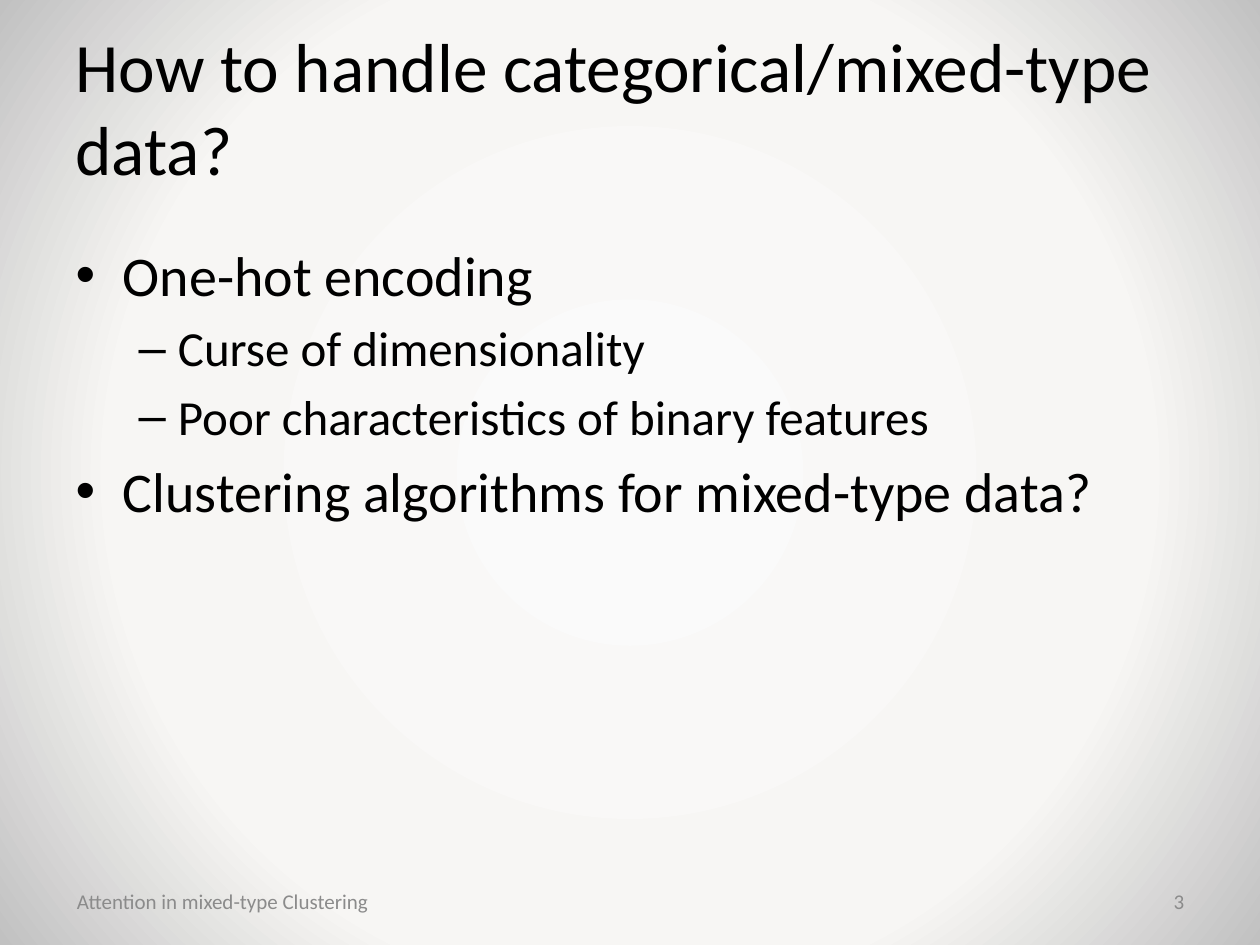
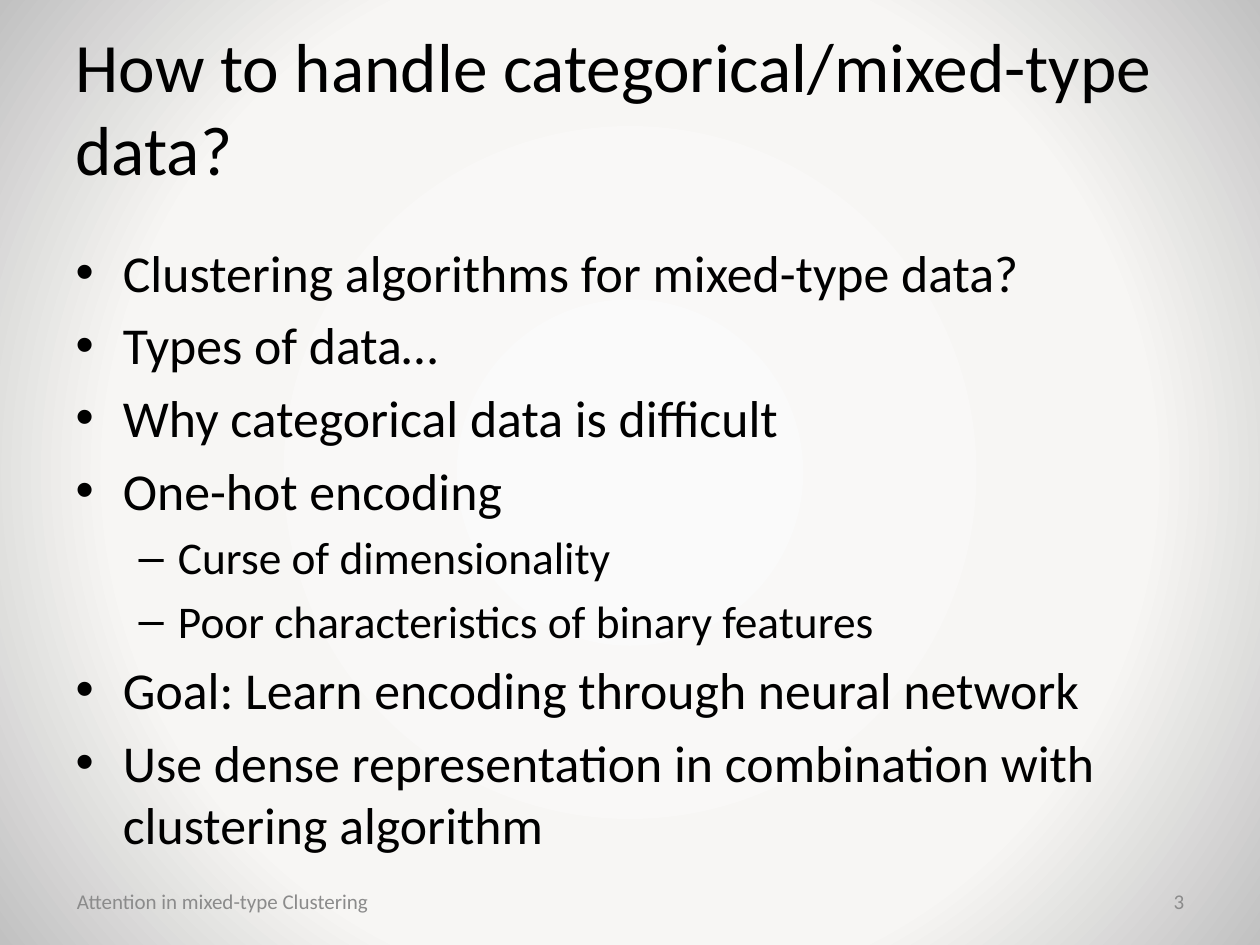
Before and after one commit to jaanisfehling/attention-mixed-type-clustering, a slide deck: slide 3 of presentation.pptx. Drawn at 1260x945 pixels with LibreOffice and Linux fonts; fonts in the diff are those of the drawing; background and template pictures are left out. Boxes give left, top, right and bottom in pixels: in the first picture for what was removed or moved away, otherwise in the second. Text is boxed around its words. In the diff, an @@ line names an element or a change of style, - is before the commit and + after.

Commit message:
wip

```diff
--- a/presentation.pptx
+++ b/presentation.pptx
@@ text at [123, 256, 1018, 446]: paragraphs added @@
+• Clustering algorithms for mixed-type data?
+• Types of data…
+• Why categorical data is difficult
@@ text at [123, 474, 873, 646]: size 32 to 29.6 pt in "One-hot encoding"; size 28 to 25.9 pt in "Curse of dimensionality", "Poor characteristics of binary features" @@
@@ text at [123, 673, 1094, 853]: text changed; size 32 to 29.6 pt @@
-• Clustering algorithms for mixed-type data?
+• Goal: Learn encoding through neural network
+• Use dense representation in combination with clustering algorithm
```
Also in this commit, not shown: 1 other slide changed, 3 slides added.
